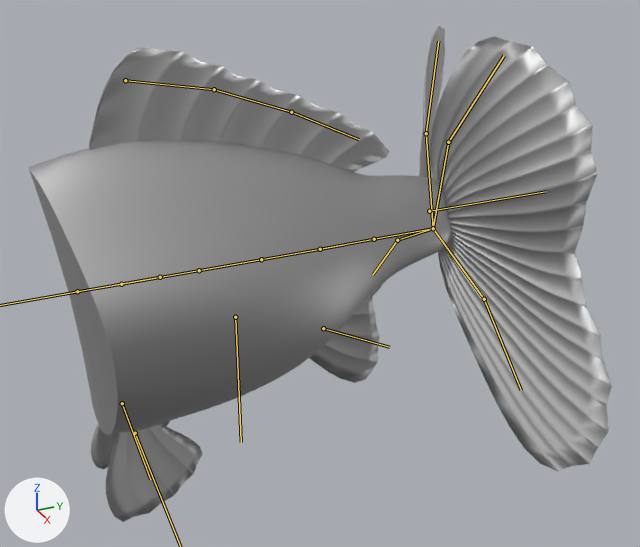
Two versions of the FBX model Assets/Prefabs/Organs/fish.fbx, one commit apart.
Both versions are drawn from a 50 mm lens placed at (6.92, -2.54, 3.21), pointed at (0.09, 0.53, -0.2). Every picture has the same lights, and +X, +Y and +Z are marked at lower left. Both versions are drawn at frame 1 of the action 'fish_idle'; the numbers are the values there. The bones that bend it are drawn over the model as lines.

The first picture shows 'FinAnal_R', 'FinCaudal_R', 'FinDorsal_', 'FinPelvic_R', 'Fish_Body'.
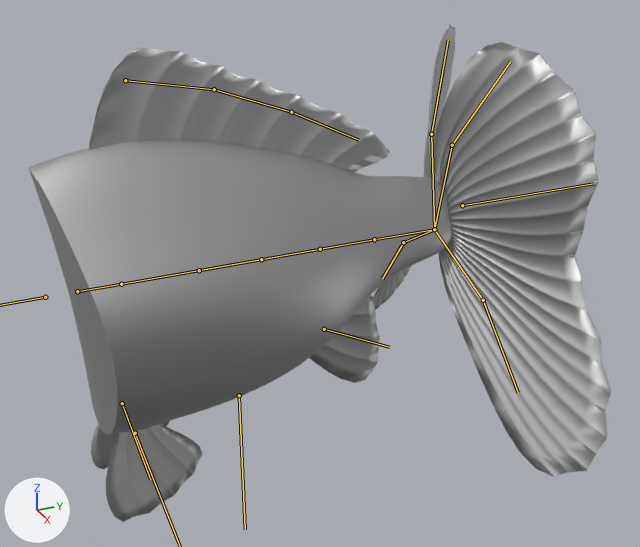
Location of each change, (x1, y1, x2, y2) in pixels of the pictures (640 x 547 px):
'Fish_Body', posed
    before: (29, 140, 451, 435)
    after: (29, 140, 452, 435)
'FinCaudal_R', posed
    before: (371, 25, 612, 472)
    after: (373, 25, 611, 477)
bone 'tailT_l', root to tip
    before: (433, 228) to (448, 142)
    after: (434, 229) to (452, 145)
bone 'tailB_l', root to tip
    before: (433, 228) to (484, 299)
    after: (434, 229) to (483, 300)
bone 'tailT_r', root to tip
    before: (433, 228) to (426, 133)
    after: (434, 229) to (431, 134)
bone 'tailB_r', root to tip
    before: (433, 228) to (397, 240)
    after: (434, 229) to (403, 242)

The change in detail:
Bone 'spine3' (bone_spine3) turns from (0, 0, 1) to (0, 0, 0) degrees about its own x, y and z.
Bone 'tailT_l' (bone_tailt_l) turns from (0, 0, 2) to (0, 0, -1) degrees about its own x, y and z.
Bone 'tailB_l' (bone_tailb_l) turns from (-1, 0, -1) to (1, 0, 0) degrees about its own x, y and z.
Bone 'tailT_r' (bone_tailt_r) turns from (0, 0, 2) to (0, 0, -1) degrees about its own x, y and z.
Bone 'tailB_r' (bone_tailb_r) turns from (1, 0, -1) to (-1, 0, 1) degrees about its own x, y and z.
